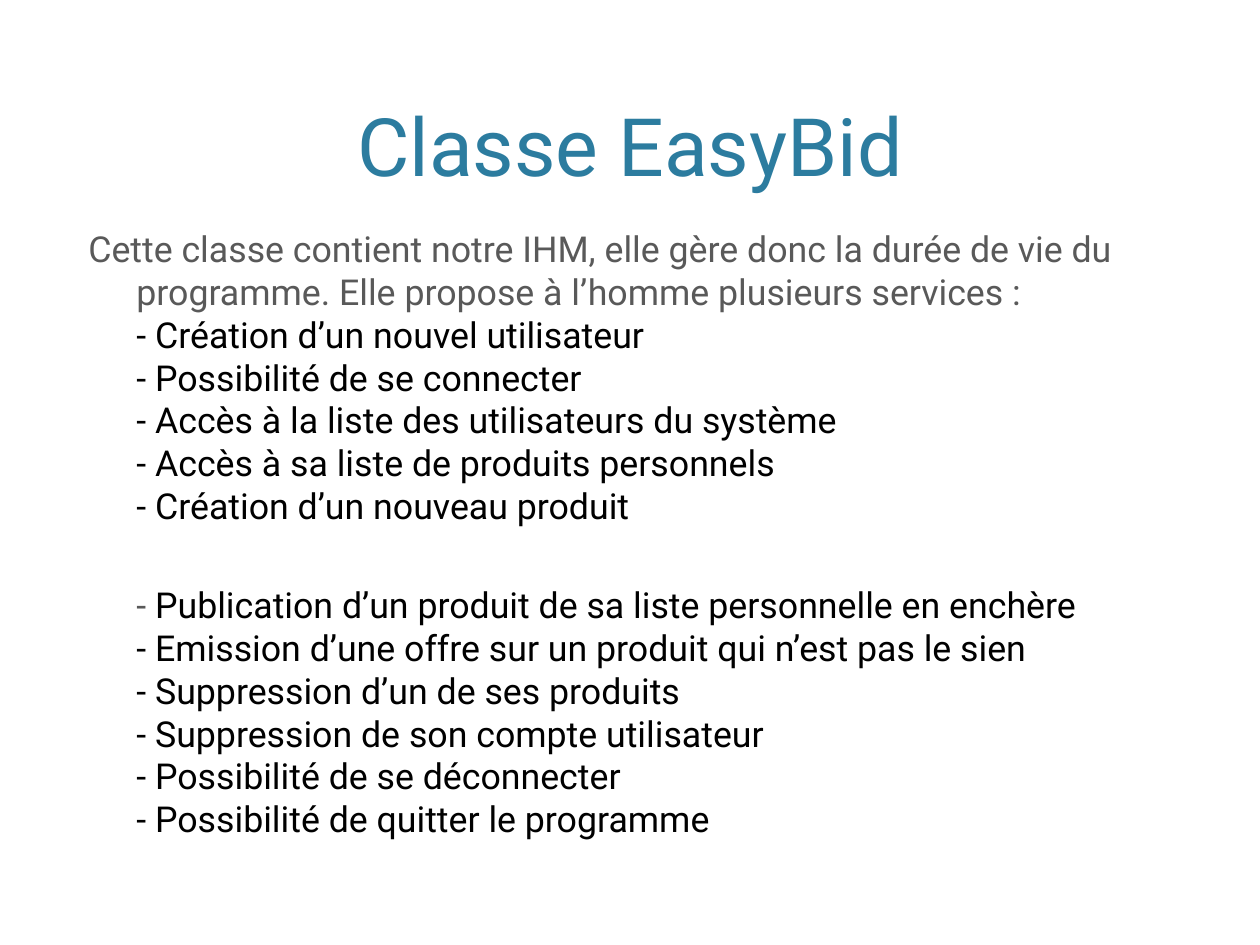
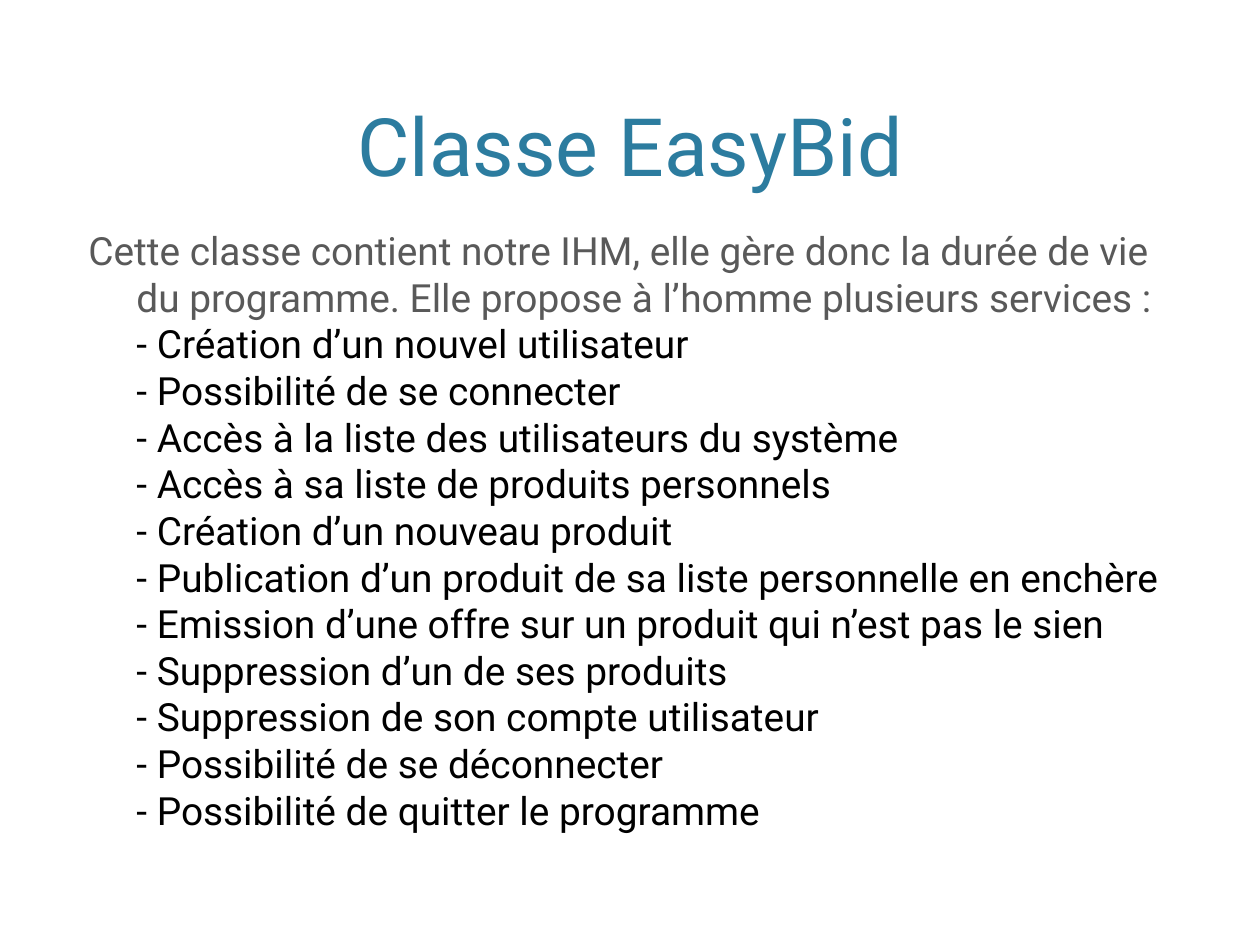
Before and after one commit to EzioGalante/ProjetPOO, a slide deck: slide 5 of Doc/EasyBid.pptx. Drawn at 1260x945 pixels with LibreOffice and Linux fonts; fonts in the diff are those of the drawing; background and template pictures are left out. Boxes give left, top, right and bottom in pixels: in the first picture for what was removed or moved away, otherwise in the second. Text is boxed around its words. In the diff, an @@ line names an element or a change of style, - is before the commit and + after.

```diff
--- a/Doc/EasyBid.pptx
+++ b/Doc/EasyBid.pptx
@@ text at <box>88,236,1158,833</box>: text changed; size 20.4 to 22.2 pt @@
-Cette classe contient notre IHM, elle gère donc la durée de vie du programme. Elle propose à l’homme plusieurs services :
-- Création d’un nouvel utilisateur
-- Possibilité de se connecter
-- Accès à la liste des utilisateurs du système
-- Accès à sa liste de produits personnels
-- Création d’un nouveau produit
-- Publication d’un produit de sa liste personnelle en enchère
-- Emission d’une offre sur un produit qui n’est pas le sien
-- Suppression d’un de ses produits
-- Suppression de son compte utilisateur
-- Possibilité de se déconnecter
-- Possibilité de quitter le programme
+Cette classe contient notre IHM, elle gère donc la durée de vie du programme. Elle propose à l’homme plusieurs services :
+- Création d’un nouvel utilisateur
+- Possibilité de se connecter
+- Accès à la liste des utilisateurs du système
+- Accès à sa liste de produits personnels
+- Création d’un nouveau produit
+- Publication d’un produit de sa liste personnelle en enchère
+- Emission d’une offre sur un produit qui n’est pas le sien
+- Suppression d’un de ses produits
+- Suppression de son compte utilisateur
+- Possibilité de se déconnecter
+- Possibilité de quitter le programme
```
Also in this commit, not shown: 1 other slide changed, 7 slides added, 3 other files.
